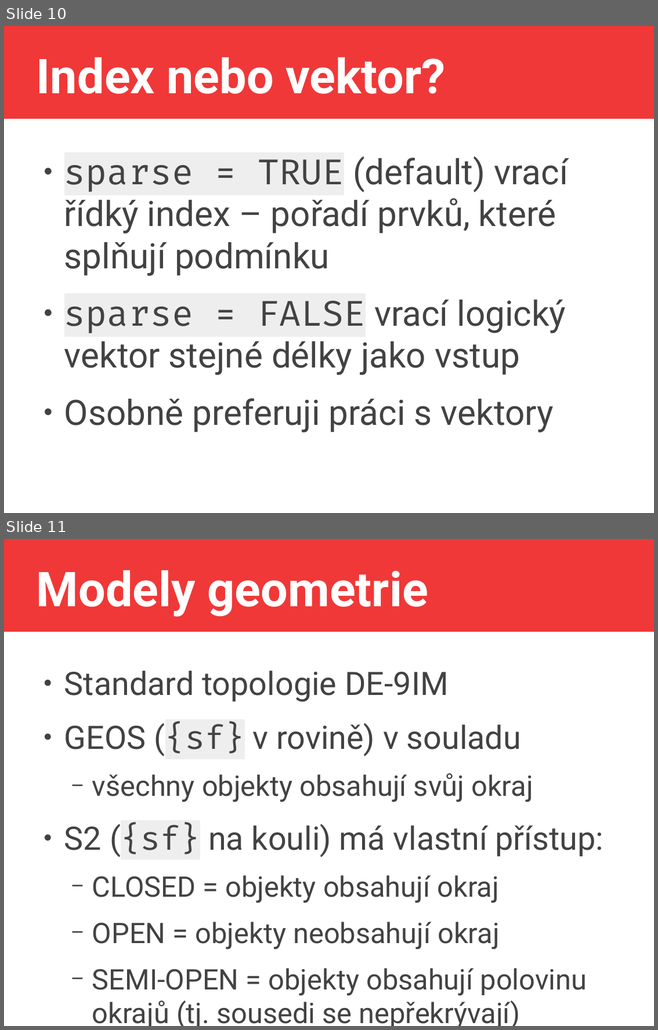
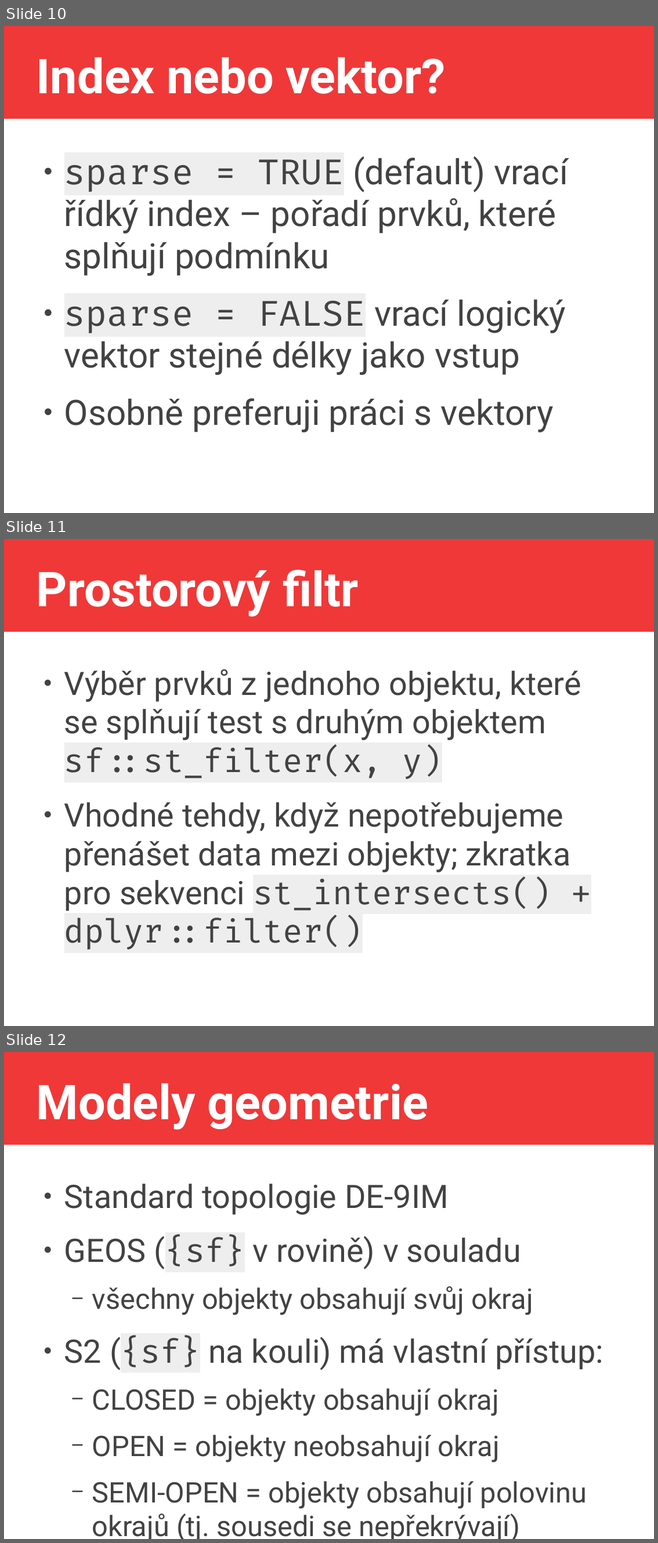
Before and after one commit to jlacko/4EK418, a slide deck: prez/4 - operace mezi objekty.odp. Shown one above the other, each under a label of ours: slides 10 and 11 before the commit, slides 10, 11 and 12 after it. The pictures are 658x1030 and 658x1543 pixels, drawn with LibreOffice and Linux fonts; fonts in the diff are those of the drawing. Boxes give left, top, right and bottom in pixels: in the first picture for what was removed or moved away, otherwise in the second. Text is boxed around its words. In the diff, an @@ line names an element or a change of style, - is before the commit and + after.

```diff
--- a/prez/4 - operace mezi objekty.odp
+++ b/prez/4 - operace mezi objekty.odp
@@ slide 11 added at [4, 539, 654, 1026], background #FFFFFF; not listed: 1 template element that a slide beside it also shows @@
@@ title added at [36, 570, 358, 617], 58.7 pt, text #FFFFFF, bold @@
+Prostorový filtr
@@ text added at [64, 669, 581, 950], 39.5 pt, text #424242 @@
+● Výběr prvků z jednoho objektu, které se splňují test s druhým objektem sf::st_filter(x, y)
+● Vhodné tehdy, když nepotřebujeme přenášet data mezi objekty; zkratka pro sekvenci st_intersects() + dplyr::filter()
@@ what was slide 11 is now slide 12 @@
```
Also in this commit, not shown: 2 slides changed, 3 other files.
